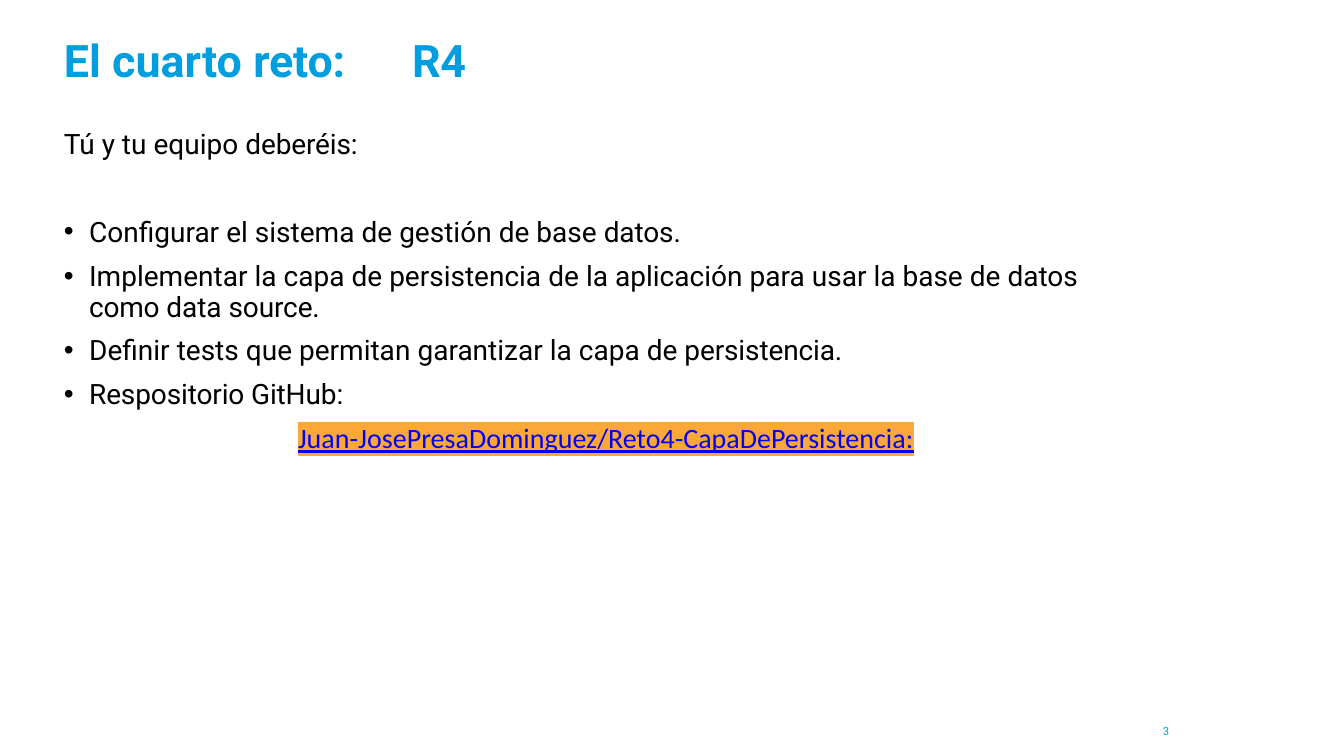
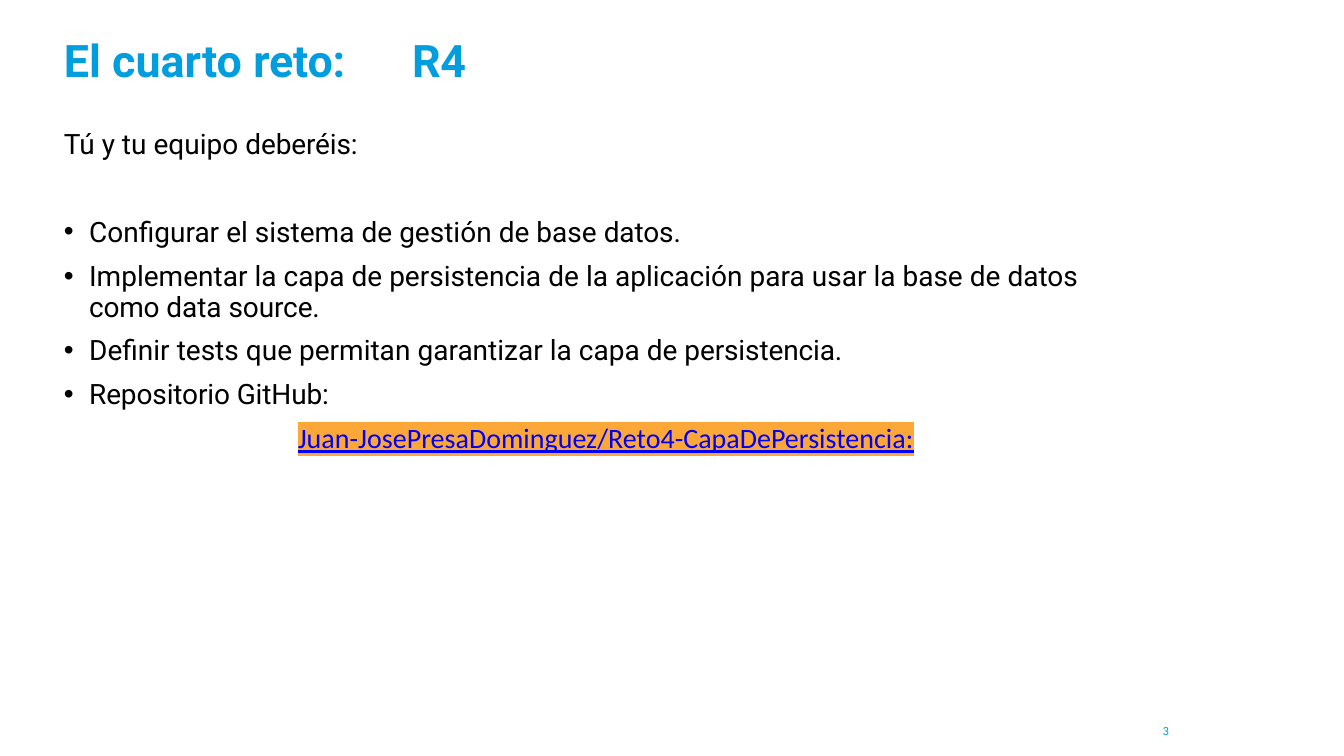
Before and after one commit to Juan-JosePresaDominguez/Reto4-CapaDePersistencia, a slide deck: slide 3 of MyPersonalBankAPI/docs/R4 - Reto Caso Práctico [Equipo 2] - CAPA DE PERSISTENCIA.pptx. Drawn at 1344x756 pixels with LibreOffice and Linux fonts; fonts in the diff are those of the drawing. Boxes give left, top, right and bottom in pixels: in the first picture for what was removed or moved away, otherwise in the second. Text is boxed around its words. In the diff, an @@ line names an element or a change of style, - is before the commit and + after.

```diff
--- a/MyPersonalBankAPI/docs/R4 - Reto Caso Práctico [Equipo 2] - CAPA DE PERSISTENCIA.pptx
+++ b/MyPersonalBankAPI/docs/R4 - Reto Caso Práctico [Equipo 2] - CAPA DE PERSISTENCIA.pptx
@@ text at bbox=[89, 383, 329, 410]: text changed @@
-• Respositorio GitHub:
+• Repositorio GitHub:
```
Also in this commit, not shown: 1 other file.
